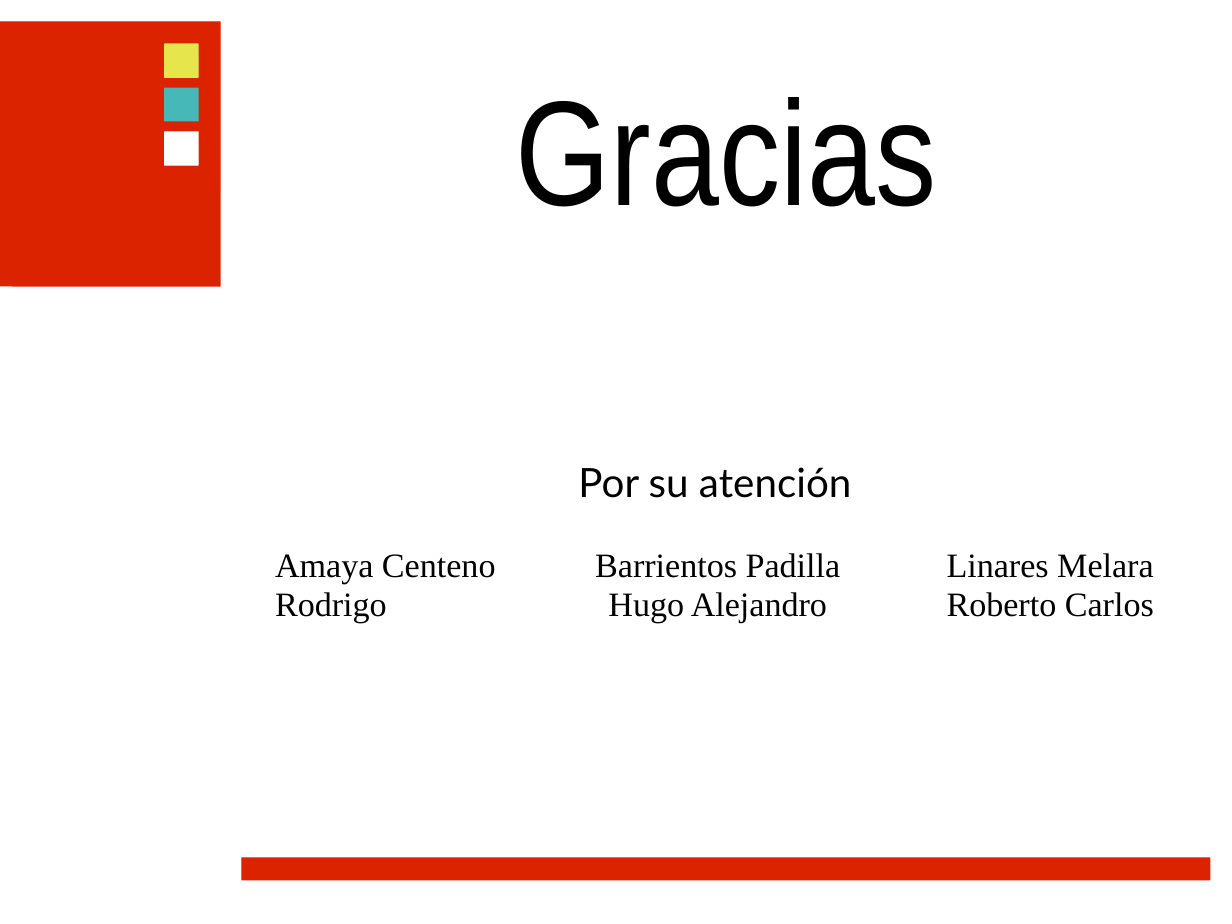
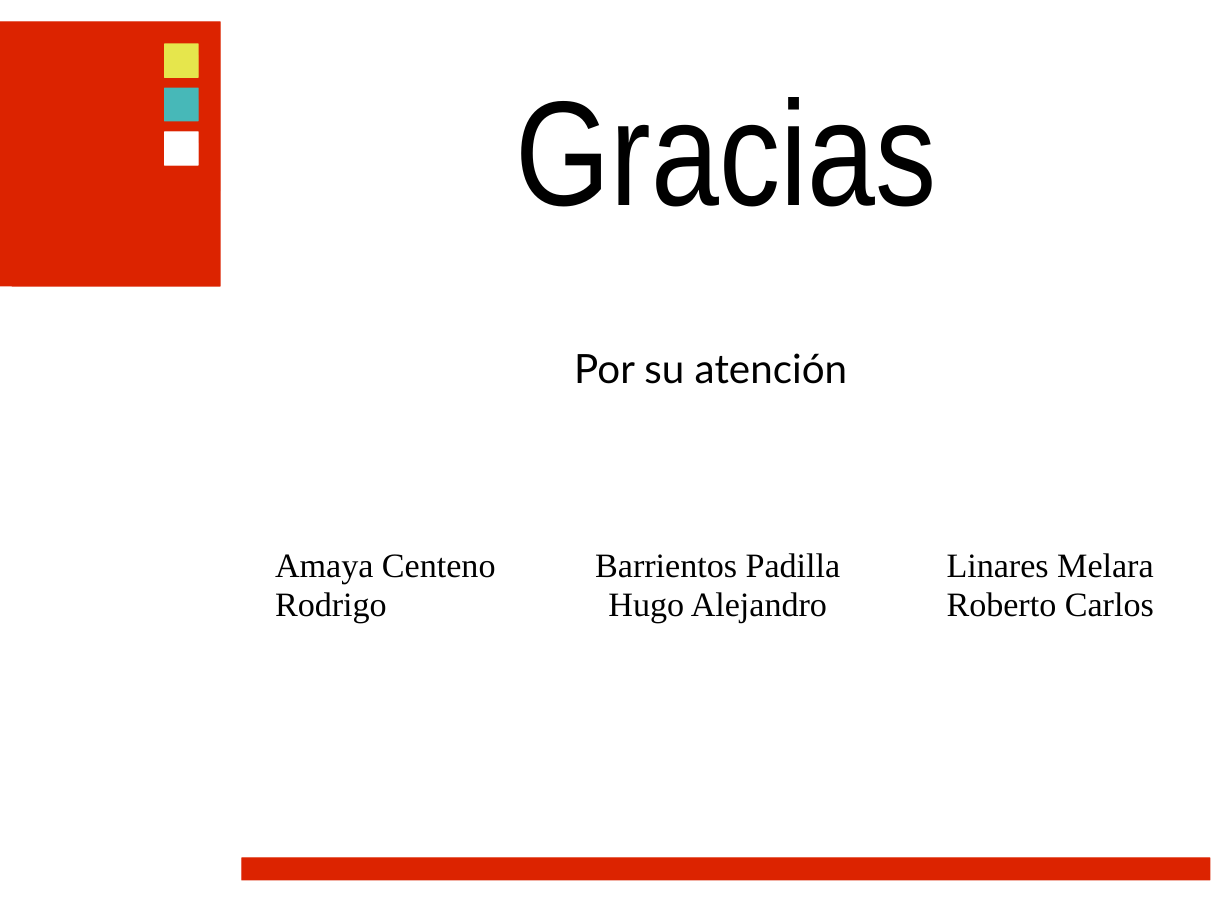
Before and after one commit to ramayac/jhard, a slide deck: slide 30 of presentaciones/primera defensa/jhard.ppt (slide 32 before the commit). Drawn at 1232x924 pixels with LibreOffice and Linux fonts; fonts in the diff are those of the drawing; background and template pictures are left out. Boxes give left, top, right and bottom in pixels: in the first picture for what was removed or moved away, otherwise in the second. Text is boxed around its words. In the diff, an @@ line names an element or a change of style, - is before the commit and + after.

```diff
--- a/presentaciones/primera defensa/jhard.ppt
+++ b/presentaciones/primera defensa/jhard.ppt
@@ text "Por su atención": place and size @@
-text "Por su atención" at box(578, 467, 851, 498)
+text "Por su atención" at box(574, 353, 847, 384)
```
Also in this commit, not shown: 8 other slides changed, 2 slides removed.
